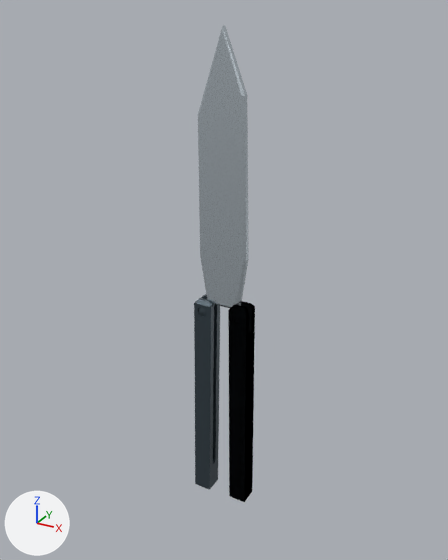
Two versions of the glTF model assets/models/knives/butterfly.glb, one commit apart.
One viewpoint serves both versions: a 50 mm lens placed at (0.14, -0.255, 0.206), pointed at (-0.003, 0.006, 0.075). Every picture has the same lights, and +X, +Y and +Z are marked at lower left. The older version comes first. Where no turn or scale is listed for an object, it has been applied to the vertices. Vertices at exactly the same position are counted once.

Objects in the first picture: 'biteHandle', 'blade', 'safeHandle'.
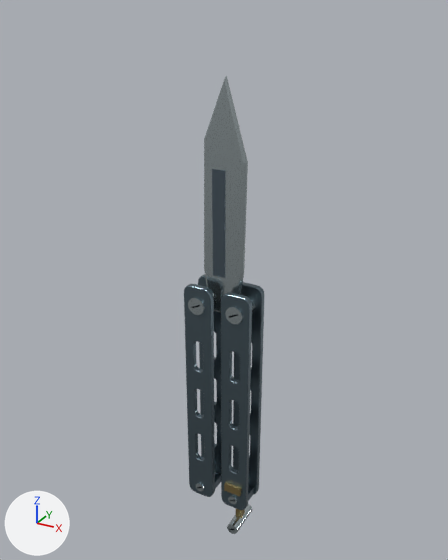
Location of each change, (x1, y1, x2, y2) in pixels of the pictures (448 x 560 px):
'blade', reshaped (13% narrower, 16% shorter): before (198, 26, 249, 308); after (204, 76, 248, 312)
'biteHandle', reshaped, recoloured (57% wider, 13% taller): before (228, 301, 255, 502); after (221, 282, 264, 510)
'safeHandle', reshaped: before (194, 294, 220, 490); after (184, 274, 221, 497)
'knifeLatch', added: after (227, 504, 252, 534)
    faces in mat_material_1 (light grey #bac6c9): (227, 504, 252, 534)
part 1 of me_left_handle, added (mostly hidden): after (215, 473, 221, 489)
part 2 of me_left_handle, rebuilt: before (194, 294, 220, 490); after (198, 274, 221, 475)
part 3 of me_left_handle, added: after (184, 284, 215, 497)
part 4 of me_left_handle, added: after (188, 297, 205, 315)
part 5 of me_left_handle, added: after (196, 471, 216, 492)
part 6 of me_left_handle, deleted: before (198, 307, 207, 316)
part 7 of me_right_handle, added (mostly hidden): after (248, 486, 254, 501)
part 8 of me_right_handle, added: after (224, 482, 241, 496)
part 9 of me_right_handle, rebuilt (14% wider): before (228, 301, 255, 502); after (233, 282, 264, 495)
part 10 of me_right_handle, added: after (221, 292, 252, 510)
part 11 of me_right_handle, added: after (225, 296, 256, 324)
part 12 of me_right_handle, added: after (228, 485, 249, 505)
part 13 of me_right_handle, deleted: before (233, 314, 242, 323)

What changed in the scene script:
```text
Change me_left_handle:
    remove me_left_handle.from_pydata(...)  # 229 vertices, 454 faces; spans x -0.006..0.0061, y -0.0053..0.0054, z -0.1249..0.001
    remove me_left_handle.materials.append(mat_material_001)  # greyish blue #424f57
    add me_left_handle.from_pydata(...)  # 736 vertices, 1452 faces; spans x -0.0081..0.0081, y -0.0102..0.0102, z -0.1253..0.0104
    me_left_handle part 1: a new loose piece, a box spanning x -0.006..0.006, y -0.006..0.006, z -0.124..-0.119, in mat_material_2 (greyish blue #687782)
    me_left_handle part 2: the loose piece of 139 vertices spanning x -0.006..0.0061, y -0.005..0.005, z -0.1249..0.001 is rebuilt with 320 vertices and now spans x -0.0081..0.0081, y 0.0055..0.0088, z -0.1253..0.0104, in mat_material_0 (greyish blue #667780)
    me_left_handle part 3: a new loose piece of 320 vertices spanning x -0.0081..0.0081, y -0.0088..-0.0055, z -0.1253..0.0104, in mat_material_0 (greyish blue #667780)
    me_left_handle part 4: a new loose piece of 28 vertices spanning x -0.0048..0.0048, y -0.01..0.01, z -0.0048..0.0048, in mat_material_1 (light grey #bac6c9)
    me_left_handle part 5: a new loose piece of 28 vertices spanning x -0.0028..0.0028, y -0.01..0.01, z -0.1218..-0.1162, in mat_material_1 (light grey #bac6c9)
    me_left_handle part 6: the loose piece of 50 vertices spanning x -0.0019..0.0035, y -0.0053..0.0054, z -0.0078..-0.0021 is deleted
    other edits to the shape of me_left_handle do not show in these pictures
    add me_left_handle.materials.append(mat_material_0)  # greyish blue #667780
    add me_left_handle.materials.append(mat_material_2)  # greyish blue #687782
    add me_left_handle.materials.append(mat_material_1)  # light grey #bac6c9
    add me_left_handle.materials.append(mat_material_3)  # black #111b22
Change me_right_handle:
    remove me_right_handle.from_pydata(...)  # 229 vertices, 454 faces; spans x -0.0056..0.0054, y -0.0053..0.0054, z -0.1238..0.002
    remove me_right_handle.materials.append(mat_material_001)  # greyish blue #424f57
    add me_right_handle.from_pydata(...)  # 744 vertices, 1464 faces; spans x -0.0081..0.0081, y -0.0104..0.0102, z -0.1253..0.0104
    me_right_handle part 7: a new loose piece, a box spanning x -0.006..0.006, y -0.006..0.006, z -0.124..-0.119, in mat_material_2 (greyish blue #687782)
    me_right_handle part 8: a new loose piece, a box spanning x -0.005..0.005, y -0.0104..-0.0076, z -0.1135..-0.1085, in mat_material_4 (yellow #a18d5d)
    me_right_handle part 9: the loose piece of 139 vertices spanning x -0.0056..0.0054, y -0.005..0.005, z -0.1238..0.002 is rebuilt with 320 vertices and now spans x -0.0081..0.0081, y 0.0055..0.0088, z -0.1253..0.0104, in mat_material_0 (greyish blue #667780)
    me_right_handle part 10: a new loose piece of 320 vertices spanning x -0.0081..0.0081, y -0.0088..-0.0055, z -0.1253..0.0104, in mat_material_0 (greyish blue #667780)
    me_right_handle part 11: a new loose piece of 28 vertices spanning x -0.0048..0.0048, y -0.01..0.01, z -0.0048..0.0048, in mat_material_1 (light grey #bac6c9)
    me_right_handle part 12: a new loose piece of 28 vertices spanning x -0.0028..0.0028, y -0.01..0.01, z -0.1218..-0.1162, in mat_material_1 (light grey #bac6c9)
    me_right_handle part 13: the loose piece of 50 vertices spanning x -0.0031..0.0023, y -0.0053..0.0054, z -0.0068..-0.0011 is deleted
    other edits to the shape of me_right_handle do not show in these pictures
    add me_right_handle.materials.append(mat_material_0)  # greyish blue #667780
    add me_right_handle.materials.append(mat_material_2)  # greyish blue #687782
    add me_right_handle.materials.append(mat_material_1)  # light grey #bac6c9
    add me_right_handle.materials.append(mat_material_3)  # black #111b22
    add me_right_handle.materials.append(mat_material_4)  # yellow #a18d5d
Change me_blade:
    remove me_blade.from_pydata(...)  # 28 vertices, 52 faces; spans x -0.0132..0.0132, y -0.0019..0.0019, z -0.0012..0.1337
    remove me_blade.materials.append(mat_screw)  # white #d3dee6
    add me_blade.from_pydata(...)  # 36 vertices, 64 faces; spans x -0.0112..0.0122, y -0.0017..0.0014, z -0.0052..0.1127
    me_blade part 14: the whole mesh is rebuilt
    add me_blade.materials.append(mat_material_1)  # light grey #bac6c9
    add me_blade.materials.append(mat_material_2)  # greyish blue #687782
Add ob_knifelatch:
    ob_knifelatch = bpy.data.objects.new('knifeLatch', me_knifelatch)  # 52 vertices, 84 faces; spans x -0.0034..0.0034, y -0.0102..0.0102, z -0.0204..0.0015; in mat_material_4 (yellow #a18d5d), mat_material_1 (light grey #bac6c9), mat_material_3 (black #111b22)
    ob_knifelatch.location = (0.011, 0.0, -0.059)
```
